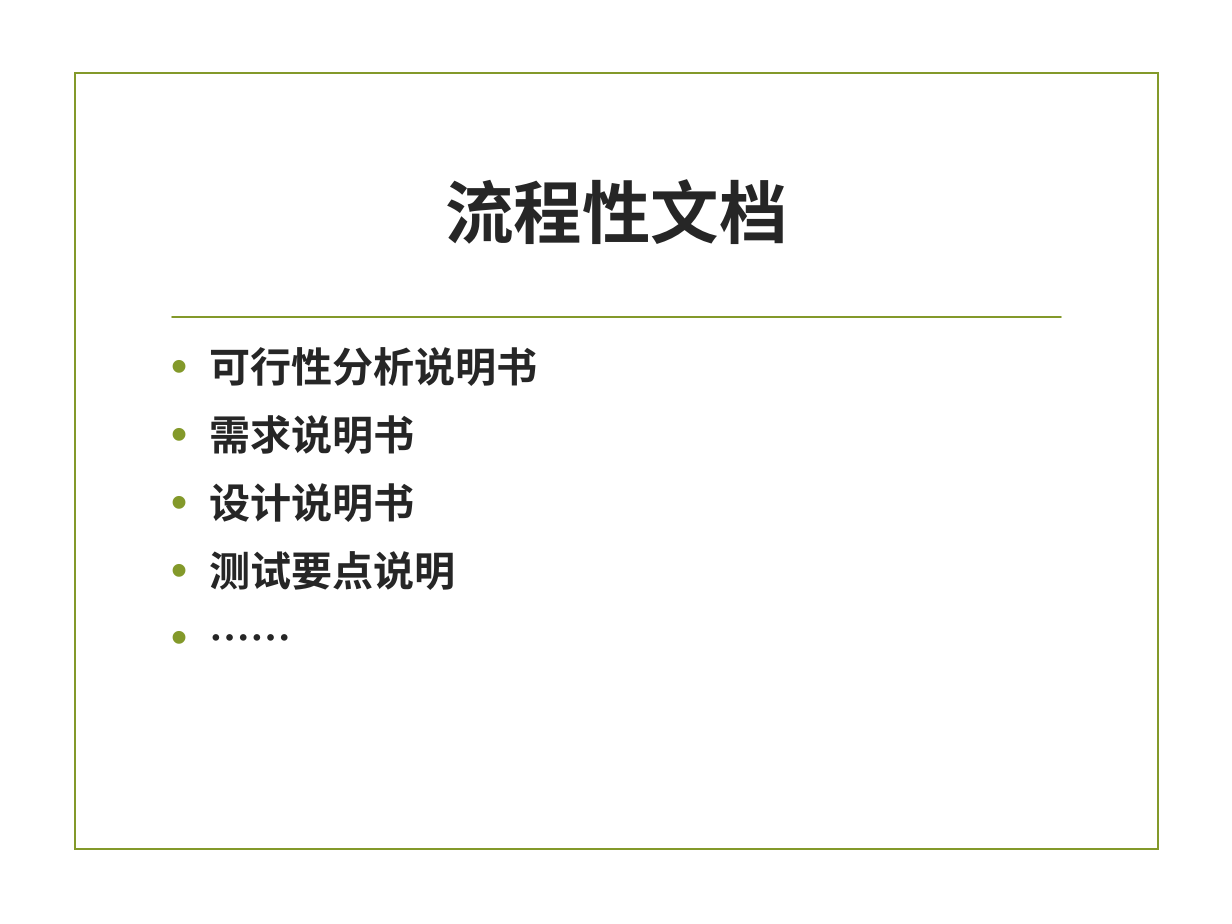
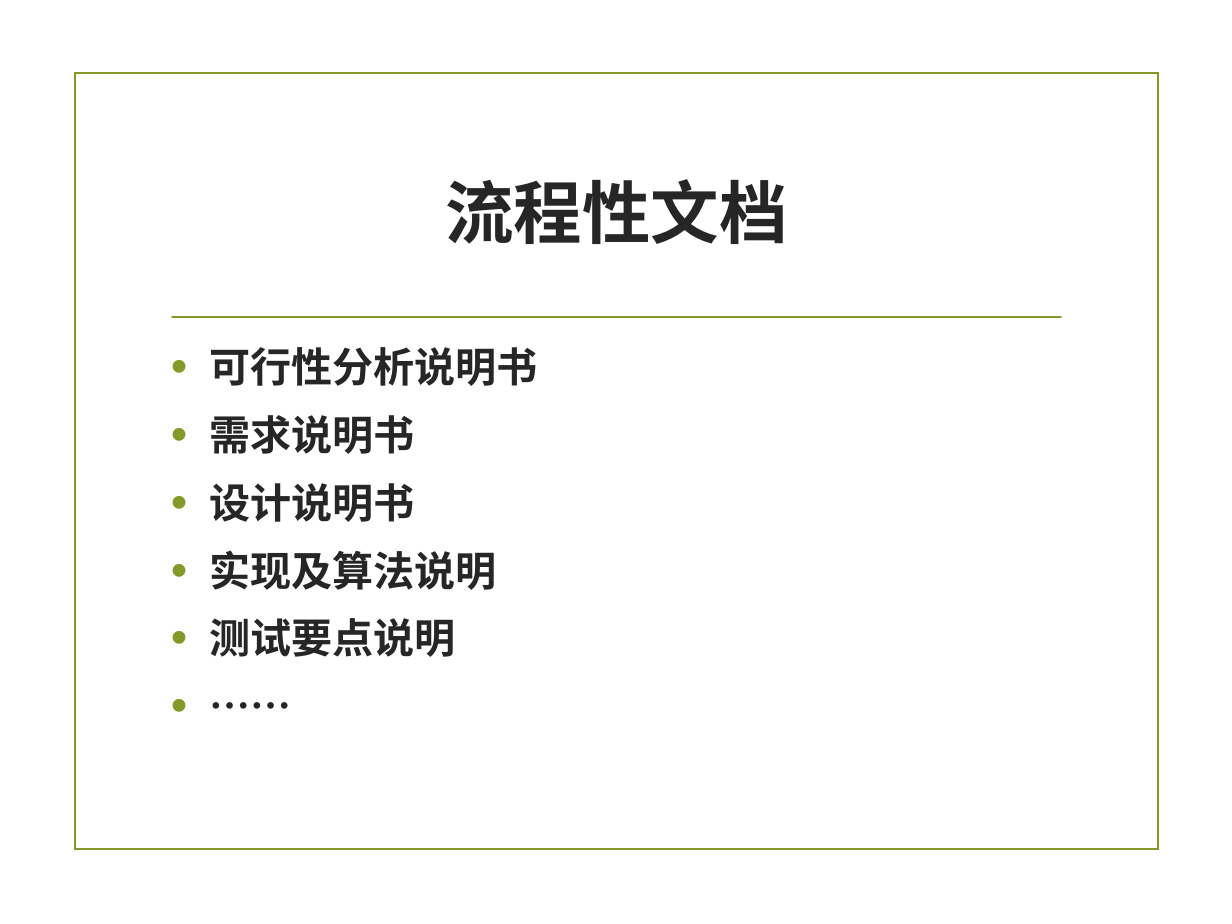
Before and after one commit to zuoshenghuang/curriculum, a slide deck: slide 16 of software/Ch_3_rules.pptx. Drawn at 1232x924 pixels with LibreOffice and Linux fonts; fonts in the diff are those of the drawing; background and template pictures are left out. Boxes give left, top, right and bottom in pixels: in the first picture for what was removed or moved away, otherwise in the second. Text is boxed around its words. In the diff, an @@ line names an element or a change of style, - is before the commit and + after.

```diff
--- a/software/Ch_3_rules.pptx
+++ b/software/Ch_3_rules.pptx
@@ text at <box>209,550,496,590</box>: paragraph added @@
+• 实现及算法说明
```
Also in this commit, not shown: 7 other slides changed, 2 slides added, 2 slides removed, 5 other files.
